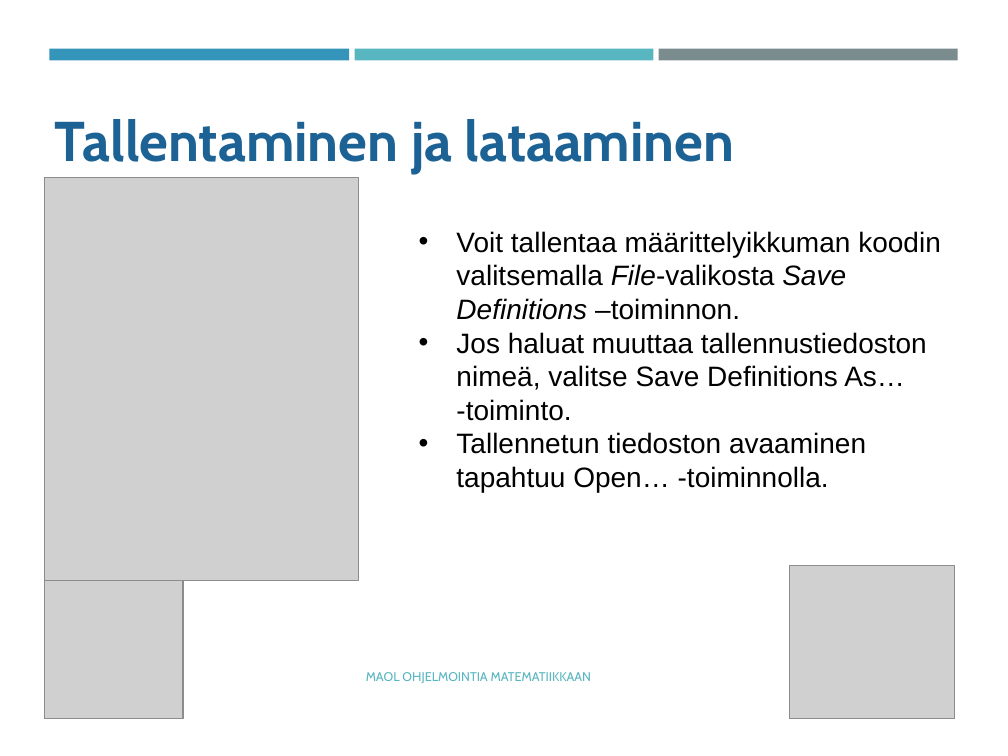
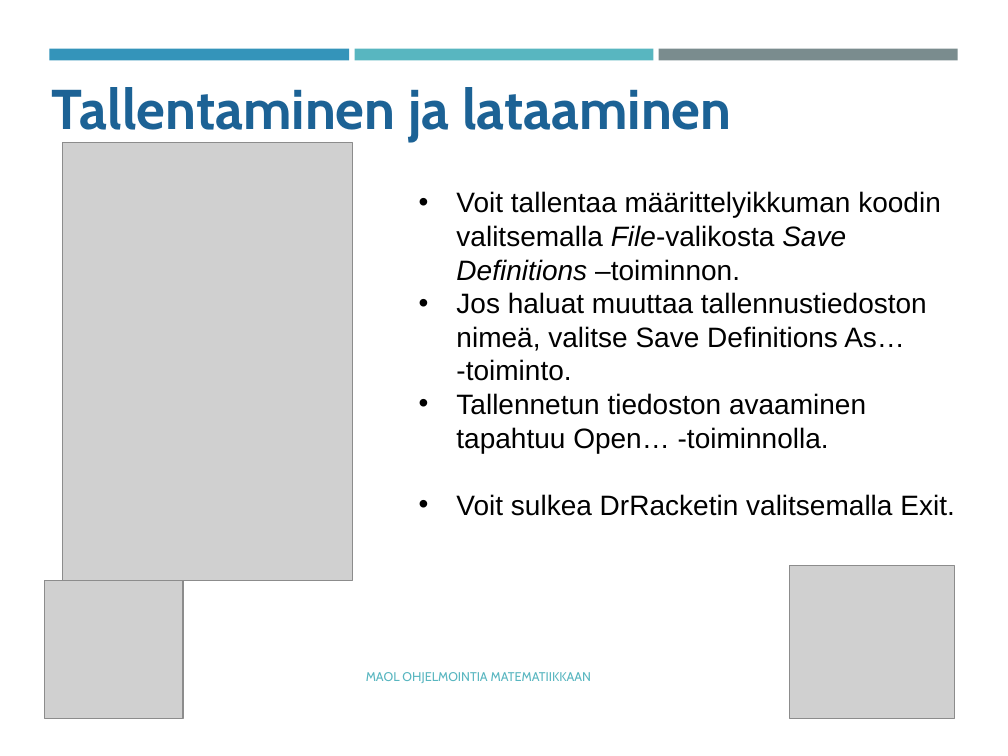
Before and after one commit to tyynetyyne/tyynetyyne.github.io, a slide deck: slide 19 of tehtavat/tiedostot/maol/power_point/Racket-MAOL-5-6-tutustuminen-ohjelmointiymparistoon.pptx. Drawn at 1008x756 pixels with LibreOffice and Linux fonts; fonts in the diff are those of the drawing; grey boxes stand for pictures. Boxes give left, top, right and bottom in pixels: in the first picture for what was removed or moved away, otherwise in the second. Text is boxed around its words. In the diff, an @@ line names an element or a change of style, - is before the commit and + after.

```diff
--- a/tehtavat/tiedostot/maol/power_point/Racket-MAOL-5-6-tutustuminen-ohjelmointiymparistoon.pptx
+++ b/tehtavat/tiedostot/maol/power_point/Racket-MAOL-5-6-tutustuminen-ohjelmointiymparistoon.pptx
@@ text "Tallentaminen ja lataaminen": place and size @@
-text "Tallentaminen ja lataaminen" at (55,119,735,174)
+text "Tallentaminen ja lataaminen" at (52,87,732,142)
@@ picture: place and size @@
-picture at (44,177,358,581)
+picture at (62,143,353,581)
@@ text "Voit tallentaa määrittelyikkuman koodin valitsemalla ...": place and size @@
-text "Voit tallentaa määrittelyikkuman koodin valitsemalla ..." at (456,231,941,492)
+text "Voit tallentaa määrittelyikkuman koodin valitsemalla ..." at (456,191,954,516)
@@ text at (456,494,954,516): paragraph added @@
+• Voit sulkea DrRacketin valitsemalla Exit.
```
Also in this commit, not shown: 18 other slides changed.
